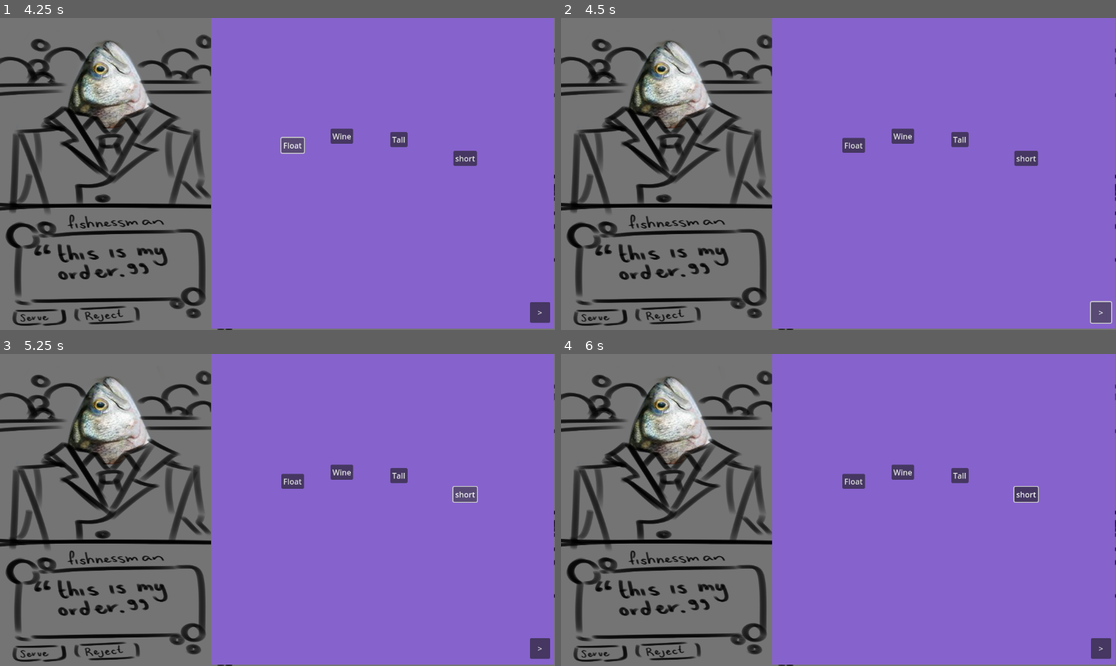
Above: before the commit, frames 1-4 (two rows, left to right).
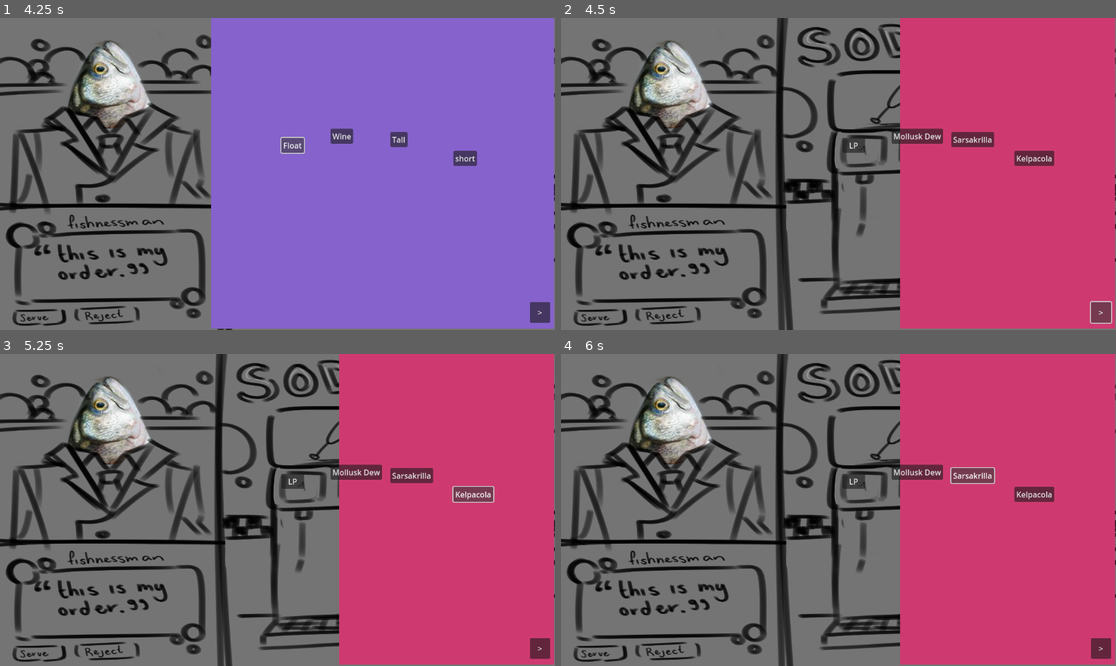
Above: after the commit, the same moments.

Repository: NagareNegishi/GGJ-Bar-acuda
Game: Godot game, scene res://Scenes/menu.tscn
Same seed, same stepped clock (60 frames per second), same inputs: the game is played once before the commit and once after it. The project has no main scene, so this scene is started directly.
Inputs (mouse positions are in pixels of both pictures, inside the frame that each line leads up to):
- Up to frame 1 (4.25 s): click "Start" at 0.5 s; click "short" at 1.25 s; click "Tall" at 2 s; click "Wine" at 2.75 s; click "Float" at 3.5 s
- Up to frame 2 (4.5 s): click ">" at 4.25 s
- Up to frame 3 (5.25 s): click (471, 494) at 5 s, where only the run after the commit has a clickable "Kelpacola"
- Up to frame 4 (6 s): click (971, 475) at 5.75 s, where only the run after the commit has a clickable "Sarsakrilla"

Frame 1 is identical in both runs. In frame 2, 61% of the frame differs, in the area x 38-100%, y 0-100%; in frame 3, 61%; in frame 4, 62%.

Commit message:
soda selection part 1
same as glasses atm

Diff:
--- a/Scenes/Game/Activities/Soda_Machine.tscn
+++ b/Scenes/Game/Activities/Soda_Machine.tscn
@@ -7,3 +7,31 @@
 offset_right = 1150.0
 offset_bottom = 645.0
 color = Color(0.808835, 0.227262, 0.441228, 1)
+
+[node name="KelpBtn" type="Button" parent="."]
+offset_left = 941.0
+offset_top = 276.0
+offset_right = 990.0
+offset_bottom = 307.0
+text = "Kelpacola"
+
+[node name="SarsaBtn" type="Button" parent="."]
+offset_left = 810.0
+offset_top = 237.0
+offset_right = 846.0
+offset_bottom = 268.0
+text = "Sarsakrilla"
+
+[node name="MolluskBtn" type="Button" parent="."]
+offset_left = 686.0
+offset_top = 230.0
+offset_right = 733.0
+offset_bottom = 261.0
+text = "Mollusk Dew"
+
+[node name="LPBtn" type="Button" parent="."]
+offset_left = 584.0
+offset_top = 249.0
+offset_right = 631.0
+offset_bottom = 280.0
+text = "LP"
--- a/Scenes/Game/Drink_Building.tscn
+++ b/Scenes/Game/Drink_Building.tscn
@@ -12,10 +12,10 @@
 
 [node name="GlassesCupsBottles" parent="." instance=ExtResource("1_r3hcx")]
 
-[node name="IceMachine" parent="." instance=ExtResource("2_dmqd3")]
+[node name="SodaMachine" parent="." instance=ExtResource("3_qrcsg")]
 visible = false
 
-[node name="SodaMachine" parent="." instance=ExtResource("3_qrcsg")]
+[node name="IceMachine" parent="." instance=ExtResource("2_dmqd3")]
 visible = false
 
 [node name="StrawSelection" parent="." instance=ExtResource("4_xnmnc")]
@@ -33,10 +33,24 @@
 text = ">"
 metadata/_edit_use_anchors_ = true
 
+[node name="ServeDrinkBtn" type="Button" parent="CanvasLayer"]
+visible = false
+offset_left = 1079.0
+offset_top = 592.0
+offset_right = 1141.0
+offset_bottom = 631.0
+text = "serve!"
+
 [connection signal="pressed" from="GlassesCupsBottles/ShortGlassBtn" to="." method="_on_short_glass_btn_pressed"]
 [connection signal="pressed" from="GlassesCupsBottles/TallGlassBtn" to="." method="_on_tall_glass_btn_pressed"]
 [connection signal="pressed" from="GlassesCupsBottles/WineGlassBtn" to="." method="_on_wine_glass_btn_pressed"]
 [connection signal="pressed" from="GlassesCupsBottles/FloatGlassBtn" to="." method="_on_float_glass_btn_pressed"]
+[connection signal="pressed" from="SodaMachine/KelpBtn" to="." method="_on_kelp_btn_pressed"]
+[connection signal="pressed" from="SodaMachine/SarsaBtn" to="." method="_on_sarsa_btn_pressed"]
+[connection signal="pressed" from="SodaMachine/MolluskBtn" to="." method="_on_mollusk_btn_pressed"]
+[connection signal="pressed" from="SodaMachine/LPBtn" to="." method="_on_lp_btn_pressed"]
 [connection signal="pressed" from="CanvasLayer/NextActivityBtn" to="." method="_on_next_activity_btn_pressed"]
+[connection signal="pressed" from="CanvasLayer/ServeDrinkBtn" to="." method="_on_serve_drink_btn_pressed"]
 
 [editable path="GlassesCupsBottles"]
+[editable path="SodaMachine"]
--- a/Scenes/Game/drink_building.gd
+++ b/Scenes/Game/drink_building.gd
@@ -39,28 +39,75 @@
 			$SodaMachine.hide()
 			$IceMachine.hide()
 			$StrawSelection.show()
+			$CanvasLayer/ServeDrinkBtn.show()
+			$CanvasLayer/NextActivityBtn.hide()
 
+###GLASS SELECTION###
 
 func _on_short_glass_btn_pressed() -> void:
 	user_drink.selected_glass = user_drink.GlassTypes.SHORT
+	print("short glass selected")
 
 func _on_tall_glass_btn_pressed() -> void:
 	user_drink.selected_glass = user_drink.GlassTypes.TALL
+	print("tall glass selected")
 
 func _on_wine_glass_btn_pressed() -> void:
 	user_drink.selected_glass = user_drink.GlassTypes.WINE
+	print("wine glass selected")
 
 func _on_float_glass_btn_pressed() -> void:
 	user_drink.selected_glass = user_drink.GlassTypes.FLOAT
+	print("float glass selected")
+
+###SODA SELECTION###
+
+func _on_kelp_btn_pressed() -> void:
+	#check if soda is in the area
+	user_drink.selected_soda = user_drink.SodaTypes.KELPACOLA
+	print("kelp soda selected")
+
+func _on_sarsa_btn_pressed() -> void:
+	user_drink.selected_soda = user_drink.SodaTypes.SARSAKRILLA
+	print("sarsa soda selected")
+
+func _on_mollusk_btn_pressed() -> void:
+	user_drink.selected_soda = user_drink.SodaTypes.MOLLUSKDEW
+	print("moll soda selected")
+
+func _on_lp_btn_pressed() -> void:
+	user_drink.selected_soda = user_drink.SodaTypes.MOLLUSKDEW
+	print("moll soda selected")
+
+func _on_next_activity_btn_pressed() -> void:
+	if _check_valid() && curr_act_state < 3:
+		#if curr_act_state == 3:
+			#curr_act_state = 0
+		#else:
+			#curr_act_state+=1
+		curr_act_state+=1
+
+func _check_valid() -> bool:
+	match curr_act_state :
+		ActivityStates.GLASS :
+			if(user_drink.selected_glass == user_drink.GlassTypes.NONE):
+				print("you cannot proceed without a glass....")
+				return false
+			else:
+				return true
+		ActivityStates.SODA :
+			return true
+		ActivityStates.ICE :
+			return true
+		ActivityStates.STRAW :
+			return true
+
+	return false
 
 
-func _on_next_activity_btn_pressed() -> void:
-	if _check_valid():
-		if curr_act_state == 3:
-			curr_act_state = 0
-		else:
-			curr_act_state+=1
-		#drink_building.curr_act_state+=1
-
-func _check_valid() -> bool:
-	return false
+func _on_serve_drink_btn_pressed() -> void:
+	#TO DO: drink comparrison (emit signal and compare enums?)
+	#reset user drink
+	curr_act_state = 0
+	$CanvasLayer/ServeDrinkBtn.hide()
+	$CanvasLayer/NextActivityBtn.show()
